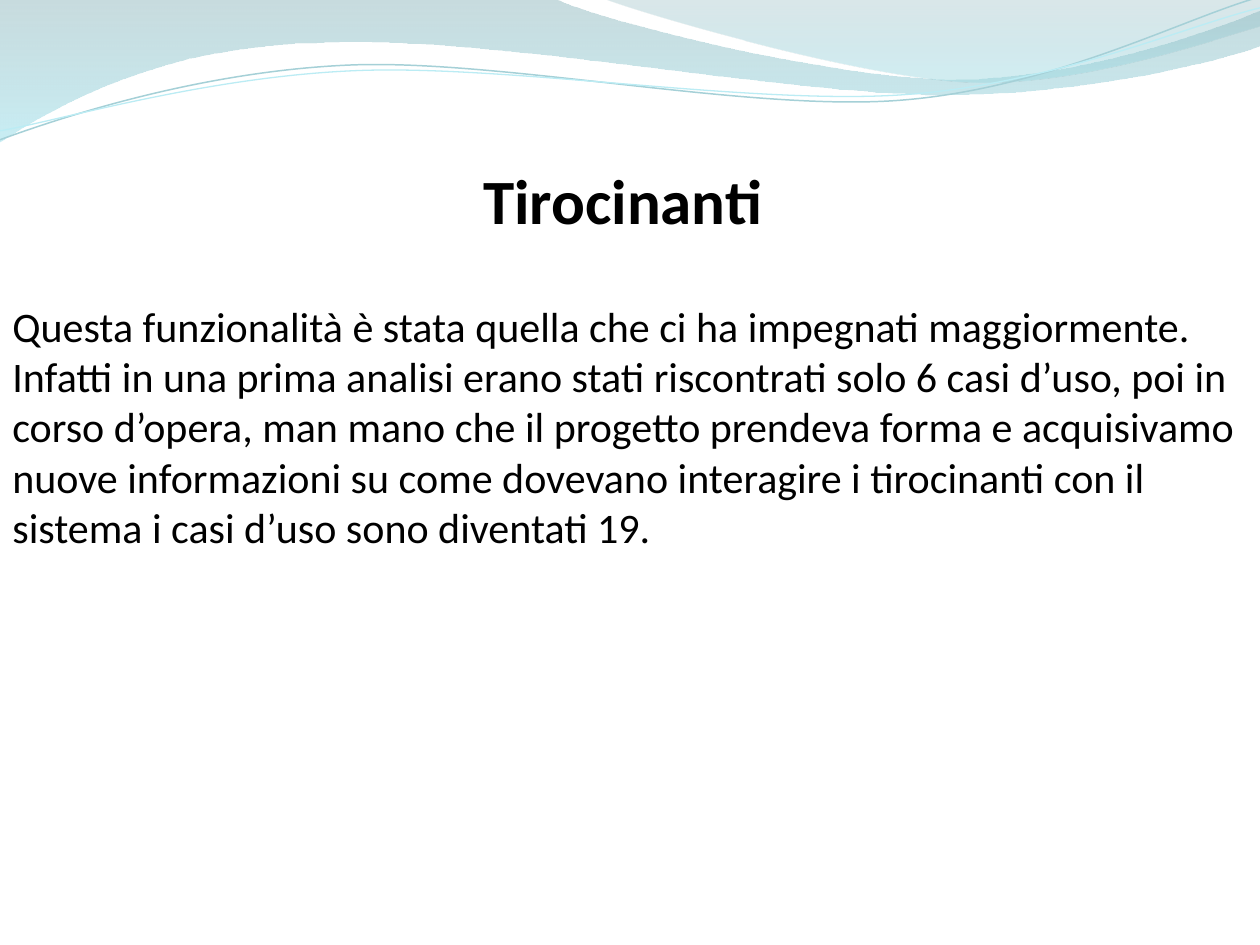
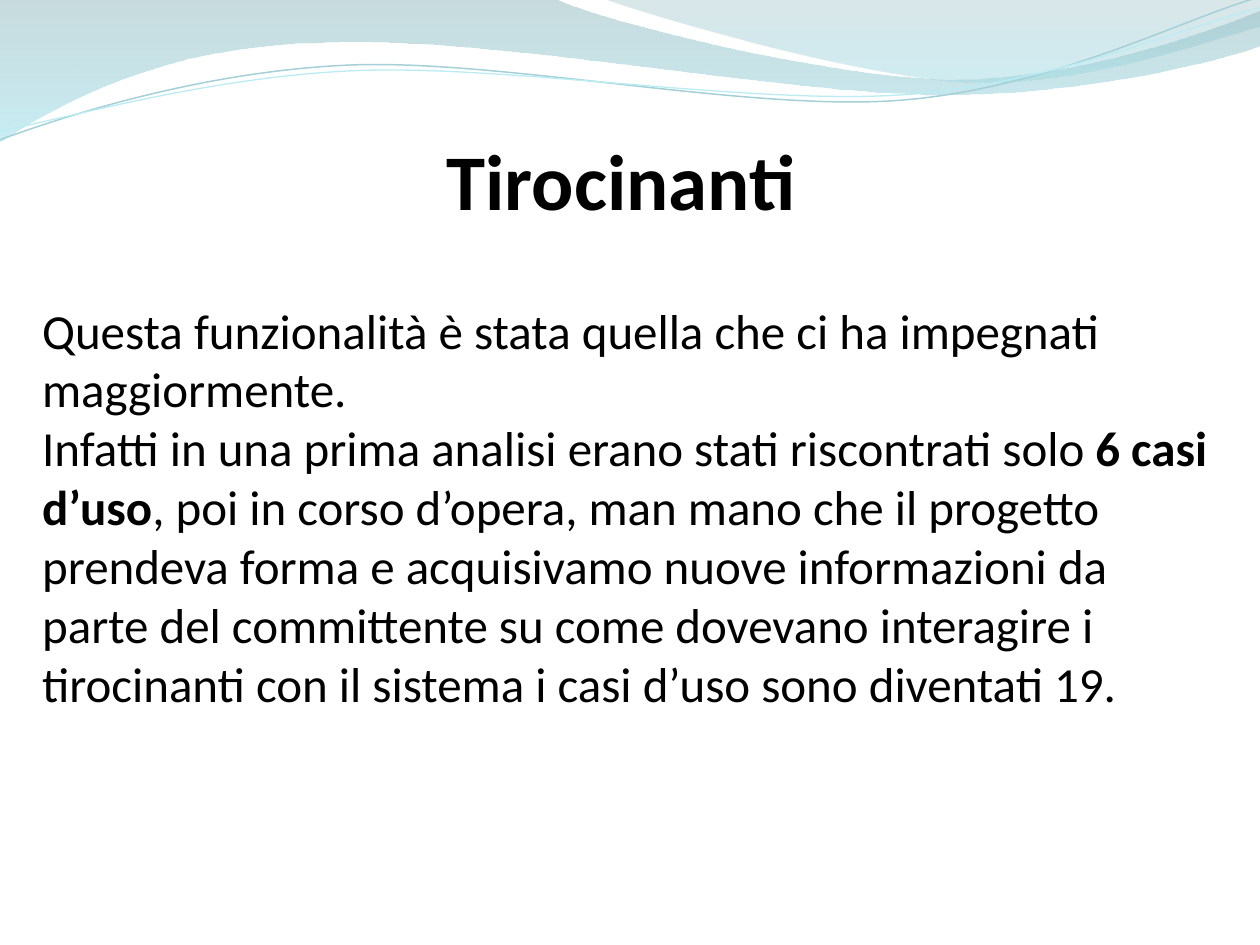
Before and after one commit to ammirate/at-silo, a slide deck: slide 6 of Presentazione/Atsilo2/Durante/Atsilo_M_PresentazioneFinale.pptx (slide 10 before the commit). Drawn at 1260x945 pixels with LibreOffice and Linux fonts; fonts in the diff are those of the drawing. Boxes give left, top, right and bottom in pixels: in the first picture for what was removed or moved away, otherwise in the second. Text is boxed around its words. In the diff, an @@ line names an element or a change of style, - is before the commit and + after.

```diff
--- a/Presentazione/Atsilo2/Durante/Atsilo_M_PresentazioneFinale.pptx
+++ b/Presentazione/Atsilo2/Durante/Atsilo_M_PresentazioneFinale.pptx
@@ text "Tirocinanti": place and size @@
-text "Tirocinanti" at [483,179,762,225]
+text "Tirocinanti" at [447,154,795,211]
@@ text "Tirocinanti" at [447,154,795,211]: size 36 to 45 pt @@
@@ text "Questa funzionalità è stata quella ...": place and size @@
-text "Questa funzionalità è stata quella ..." at [12,312,1234,544]
+text "Questa funzionalità è stata quella ..." at [42,315,1207,703]
@@ text at [42,315,1099,416]: size 24 to 28 pt in "Questa funzionalità è stata quella che ci ..." @@
@@ text at [42,431,1207,703]: text changed; size 24 to 28 pt @@
-Infatti in una prima analisi erano stati riscontrati solo 6 casi d’uso, poi in corso d’opera, man mano che il progetto prendeva forma e acquisivamo nuove informazioni su come dovevano interagire i tirocinanti con il sistema i casi d’uso sono diventati 19.
+Infatti in una prima analisi erano stati riscontrati solo 6 casi d’uso, poi in corso d’opera, man mano che il progetto prendeva forma e acquisivamo nuove informazioni da parte del committente su come dovevano interagire i tirocinanti con il sistema i casi d’uso sono diventati 19.
```
Also in this commit, not shown: 4 other slides changed, 2 slides added, 2 slides removed.
